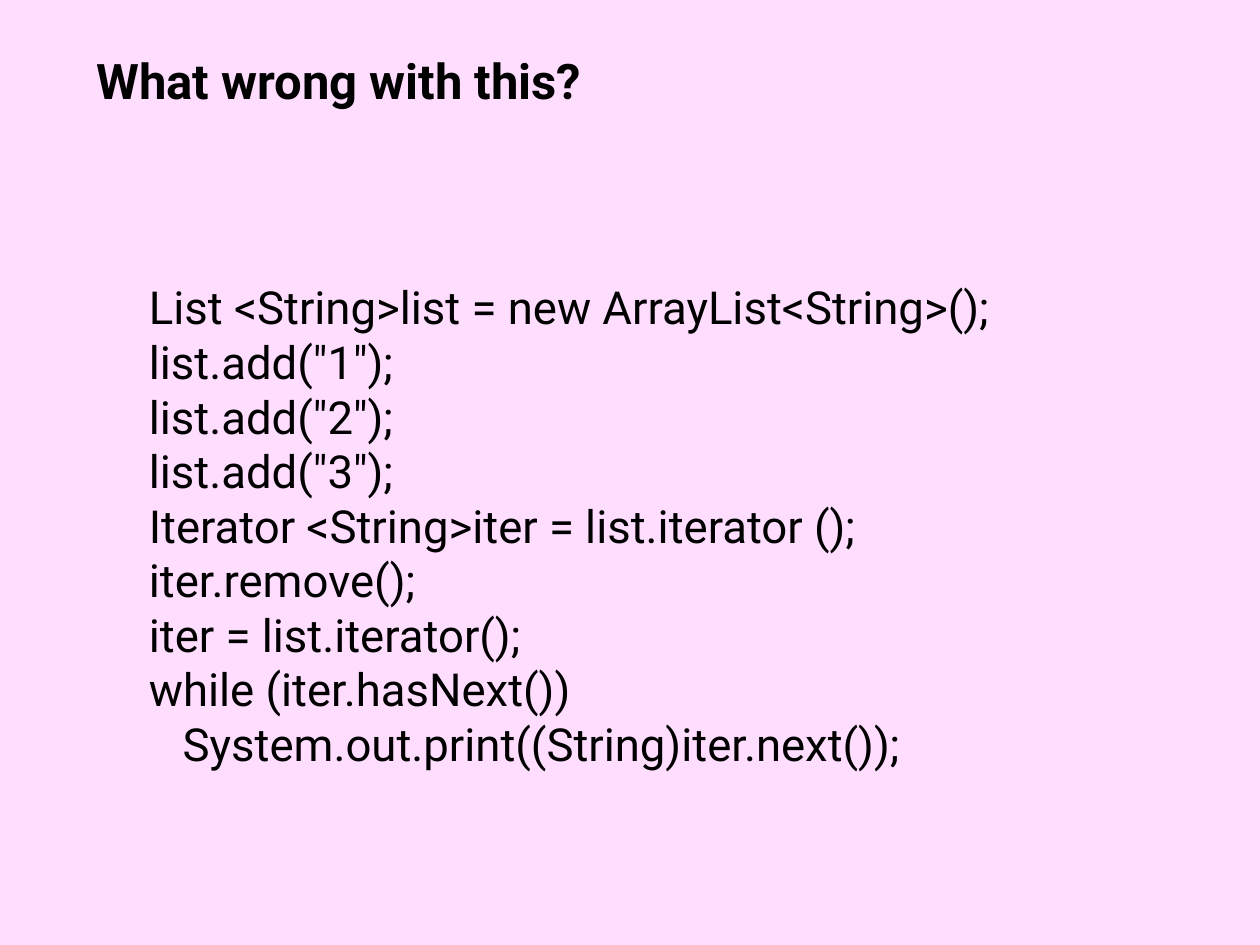
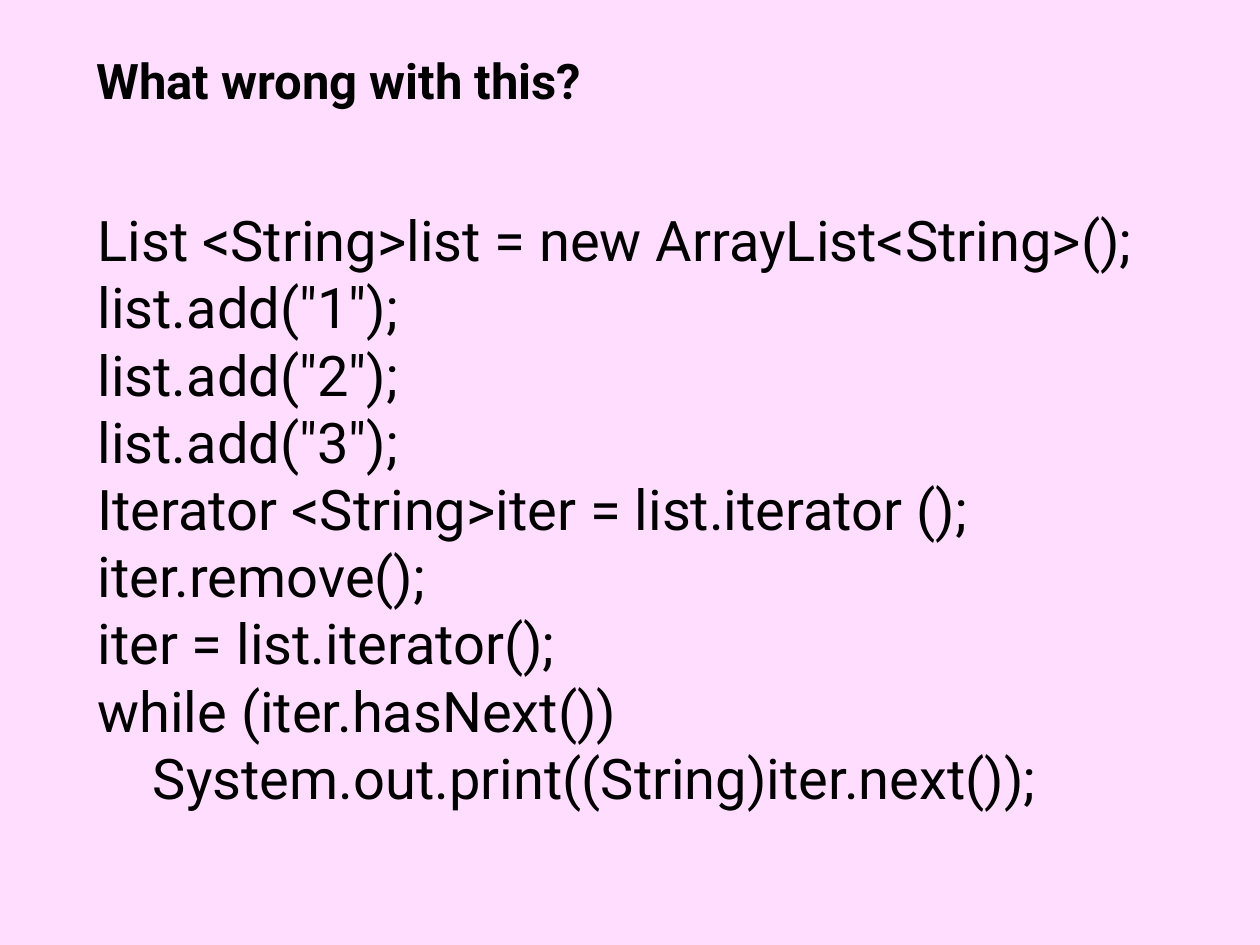
Before and after one commit to Cy-FairCS/cs3, a slide deck: slide 55 of u02c_iterators/notes1_iterators/5a.iterators.pptx. Drawn at 1260x945 pixels with LibreOffice and Linux fonts; fonts in the diff are those of the drawing. Boxes give left, top, right and bottom in pixels: in the first picture for what was removed or moved away, otherwise in the second. Text is boxed around its words. In the diff, an @@ line names an element or a change of style, - is before the commit and + after.

```diff
--- a/u02c_iterators/notes1_iterators/5a.iterators.pptx
+++ b/u02c_iterators/notes1_iterators/5a.iterators.pptx
@@ text "List <String>list = new ArrayList<String>();": place and size @@
-text "List <String>list = new ArrayList<String>();" at (149, 287, 988, 772)
+text "List <String>list = new ArrayList<String>();" at (97, 216, 1132, 812)
@@ text "List <String>list = new ArrayList<String>();" at (97, 216, 1132, 812): size 26 to 32 pt @@
```
Also in this commit, not shown: 6 other slides changed, 1 other file.
